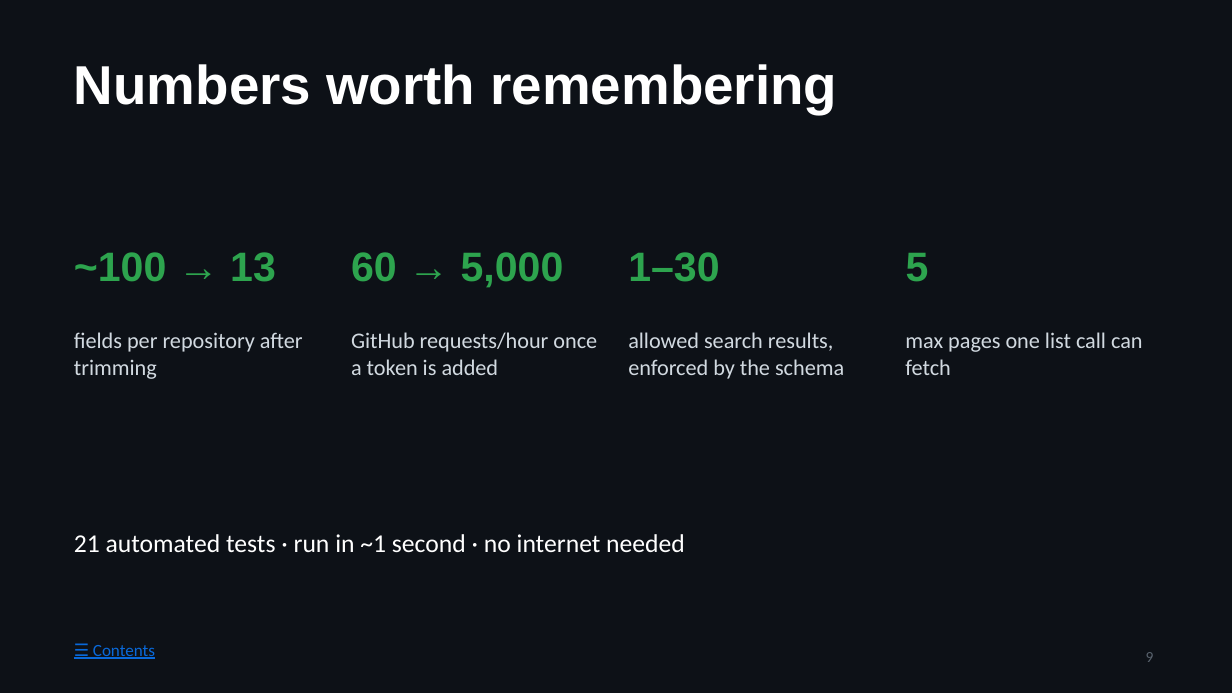
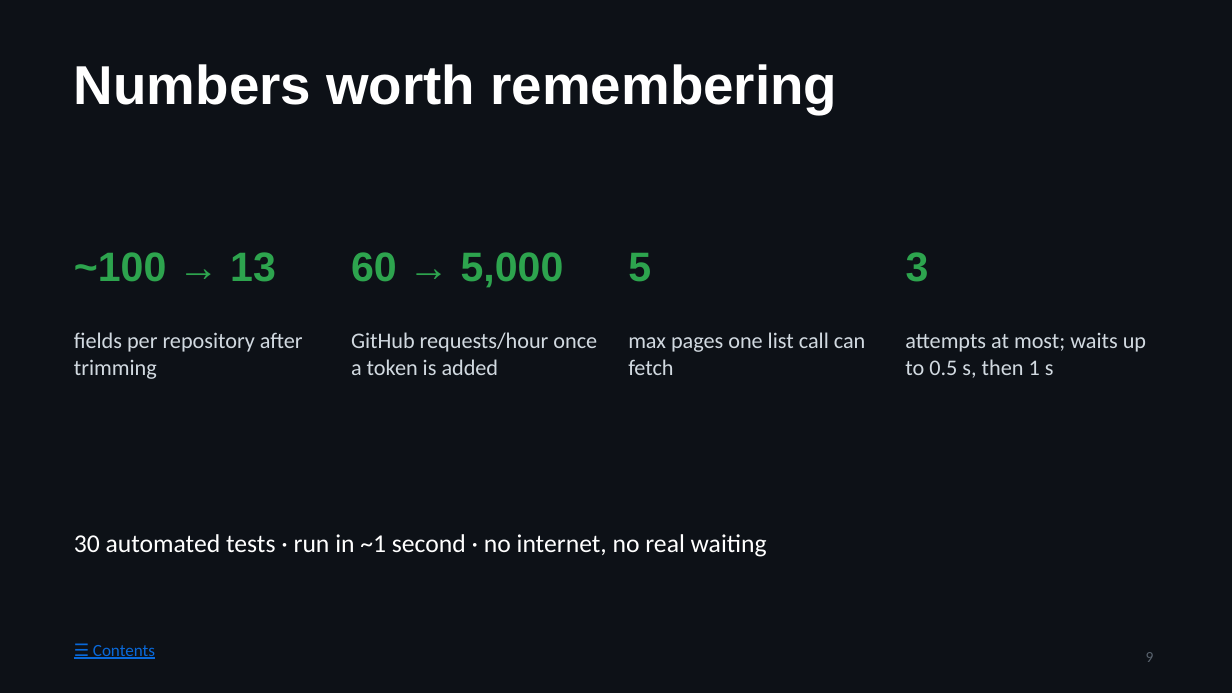
Before and after one commit to prasad976999/github-mcp-server, a slide deck: slide 9 of docs/STUDY-GUIDE.pptx. Drawn at 1232x693 pixels with LibreOffice and Linux fonts; fonts in the diff are those of the drawing. Boxes give left, top, right and bottom in pixels: in the first picture for what was removed or moved away, otherwise in the second. Text is boxed around its words. In the diff, an @@ line names an element or a change of style, - is before the commit and + after.

```diff
--- a/docs/STUDY-GUIDE.pptx
+++ b/docs/STUDY-GUIDE.pptx
@@ text at <box>628,253,651,282</box>: text changed @@
-1–30
+5
@@ text at <box>906,252,929,282</box>: text changed @@
-5
+3
@@ text at <box>628,332,866,375</box>: text changed @@
-allowed search results, enforced by the schema
+max pages one list call can fetch
@@ text at <box>905,333,1146,378</box>: text changed @@
-max pages one list call can fetch
+attempts at most; waits up to 0.5 s, then 1 s
@@ text at <box>74,534,767,557</box>: text changed @@
-21 automated tests · run in ~1 second · no internet needed
+30 automated tests · run in ~1 second · no internet, no real waiting
```
Also in this commit, not shown: 41 other slides changed, 14 slides added, 9 other files.
